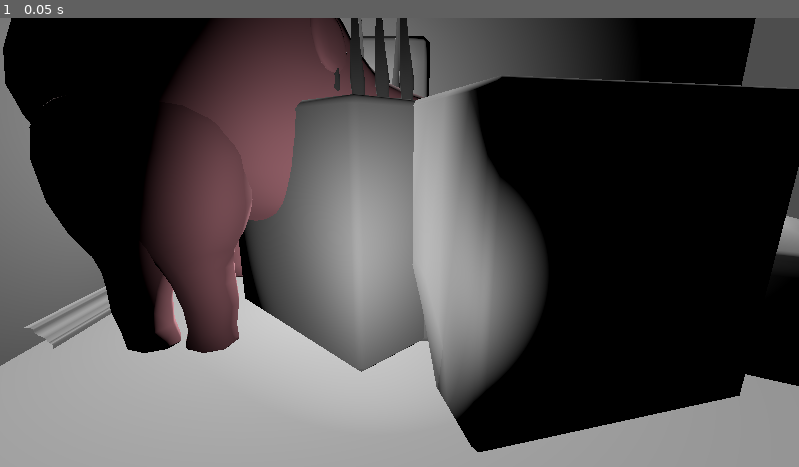
Above: before the commit, frame 1.
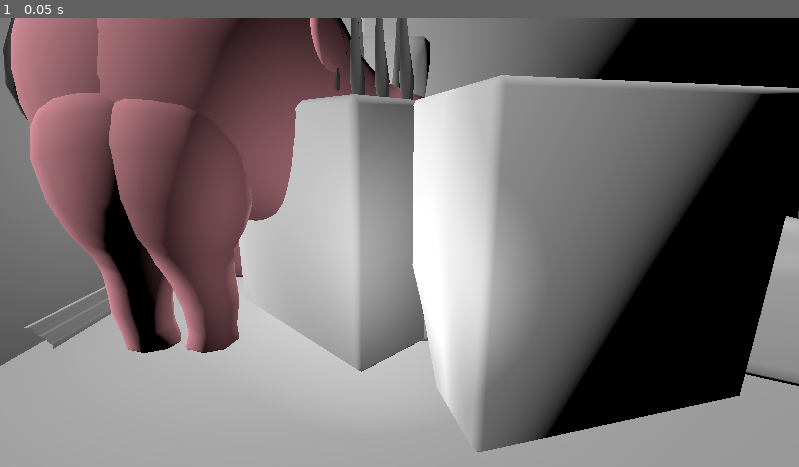
Above: after the commit, the same moment.

Repository: CoffeeMugTwo/b_oink
Game: Godot game, scene res://Scenes/TEst_Art.tscn
The game is run twice, just before and just after one commit, with the same random seed, the same clock (stepped at 60 frames per second) and the same inputs. This scene is started directly instead of the project's main scene.
Inputs:
- Up to frame 1 (0.05 s): no input

The runs differ from the first frame. In frame 1, 47% of the frame differs, in the area x 0-100%, y 0-97%.

Commit message:
Serveral_Assets_Added

Diff:
--- /dev/null
+++ b/b-oink/Art/Materials/Book.tres
@@ -0,0 +1,11 @@
+[gd_resource type="ORMMaterial3D" load_steps=4 format=3 uid="uid://crmec1jfk4t2n"]
+
+[ext_resource type="Texture2D" uid="uid://k6ylkaxfsgyn" path="res://Art/Textures/Book_Texture/B-Oink!_Book_LP_DefaultMaterial_BaseMap.png" id="1_qqskl"]
+[ext_resource type="Texture2D" uid="uid://cula2n1tnp1ii" path="res://Art/Textures/Book_Texture/B-Oink!_Book_LP_DefaultMaterial_Normal.png" id="2_e0ags"]
+[ext_resource type="Texture2D" uid="uid://wvwqo13gxjog" path="res://Art/Textures/Book_Texture/B-Oink!_Book_LP_DefaultMaterial_MaskMap.png" id="3_0oyov"]
+
+[resource]
+albedo_texture = ExtResource("1_qqskl")
+orm_texture = ExtResource("3_0oyov")
+normal_enabled = true
+normal_texture = ExtResource("2_e0ags")
--- /dev/null
+++ b/b-oink/Art/Materials/Chair.tres
@@ -0,0 +1,14 @@
+[gd_resource type="StandardMaterial3D" load_steps=5 format=3 uid="uid://c3sg20ck18u5c"]
+
+[ext_resource type="Texture2D" uid="uid://c6w6p6uujw0hy" path="res://Art/Textures/CHair/CHair_LP_DefaultMaterial_BaseColor.png" id="1_fu63s"]
+[ext_resource type="Texture2D" uid="uid://b8p4bbchxou7g" path="res://Art/Textures/CHair/CHair_LP_DefaultMaterial_Metallic.png" id="2_yg87h"]
+[ext_resource type="Texture2D" uid="uid://cnvsvixm7gptv" path="res://Art/Textures/CHair/CHair_LP_DefaultMaterial_Normal.png" id="3_4i30c"]
+[ext_resource type="Texture2D" uid="uid://cqu7dxujitomx" path="res://Art/Textures/CHair/CHair_LP_DefaultMaterial_Roughness.png" id="4_jud16"]
+
+[resource]
+albedo_texture = ExtResource("1_fu63s")
+metallic = 1.0
+metallic_texture = ExtResource("2_yg87h")
+roughness_texture = ExtResource("4_jud16")
+normal_enabled = true
+normal_texture = ExtResource("3_4i30c")
--- /dev/null
+++ b/b-oink/Art/Materials/Curtain.tres
@@ -0,0 +1,14 @@
+[gd_resource type="StandardMaterial3D" load_steps=5 format=3 uid="uid://bg0vew6n25g2v"]
+
+[ext_resource type="Texture2D" uid="uid://bnyat0tpob7re" path="res://Art/Textures/Curtain_Texture/Curtain_LP_DefaultMaterial_BaseColor.png" id="1_u0gqf"]
+[ext_resource type="Texture2D" uid="uid://co8nxjdfxi0q8" path="res://Art/Textures/Curtain_Texture/Curtain_LP_DefaultMaterial_Metallic.png" id="2_g84o0"]
+[ext_resource type="Texture2D" uid="uid://bjo38ktf83d8s" path="res://Art/Textures/Curtain_Texture/Curtain_LP_DefaultMaterial_Normal.png" id="3_wjvh0"]
+[ext_resource type="Texture2D" uid="uid://jtpbtdvtahl4" path="res://Art/Textures/Curtain_Texture/Curtain_LP_DefaultMaterial_Roughness.png" id="4_16avh"]
+
+[resource]
+albedo_texture = ExtResource("1_u0gqf")
+metallic = 1.0
+metallic_texture = ExtResource("2_g84o0")
+roughness_texture = ExtResource("4_16avh")
+normal_enabled = true
+normal_texture = ExtResource("3_wjvh0")
--- /dev/null
+++ b/b-oink/Art/Materials/Teddy.tres
@@ -0,0 +1,14 @@
+[gd_resource type="StandardMaterial3D" load_steps=5 format=3 uid="uid://nmcccgpmyw80"]
+
+[ext_resource type="Texture2D" uid="uid://cqpi3gsfyo0ld" path="res://Art/Textures/Teddy/Teddy_LP_DefaultMaterial_BaseColor.png" id="1_ahgyc"]
+[ext_resource type="Texture2D" uid="uid://bi0iqglooyqck" path="res://Art/Textures/Teddy/Teddy_LP_DefaultMaterial_Metallic.png" id="2_oi7ta"]
+[ext_resource type="Texture2D" uid="uid://bcqq34uamjwtq" path="res://Art/Textures/Teddy/Teddy_LP_DefaultMaterial_Normal.png" id="3_gpe07"]
+[ext_resource type="Texture2D" uid="uid://cm80wxab3w8dx" path="res://Art/Textures/Teddy/Teddy_LP_DefaultMaterial_Roughness.png" id="4_fw45o"]
+
+[resource]
+albedo_texture = ExtResource("1_ahgyc")
+metallic = 1.0
+metallic_texture = ExtResource("2_oi7ta")
+roughness_texture = ExtResource("4_fw45o")
+normal_enabled = true
+normal_texture = ExtResource("3_gpe07")
--- /dev/null
+++ b/b-oink/Art/Materials/Telephone.tres
@@ -0,0 +1,14 @@
+[gd_resource type="StandardMaterial3D" load_steps=5 format=3 uid="uid://djqjff328c6b6"]
+
+[ext_resource type="Texture2D" uid="uid://ch3hp42cjfj1d" path="res://Art/Textures/Telephone/Telephone_LP_DefaultMaterial_BaseColor.png" id="1_3uhk1"]
+[ext_resource type="Texture2D" uid="uid://wejud4fgrds" path="res://Art/Textures/Telephone/Telephone_LP_DefaultMaterial_Metallic.png" id="2_61ijt"]
+[ext_resource type="Texture2D" uid="uid://b7bd27bvbwcd" path="res://Art/Textures/Telephone/Telephone_LP_DefaultMaterial_Normal.png" id="3_rv8ig"]
+[ext_resource type="Texture2D" uid="uid://dfekjkx3h61ef" path="res://Art/Textures/Telephone/Telephone_LP_DefaultMaterial_Roughness.png" id="4_awafk"]
+
+[resource]
+albedo_texture = ExtResource("1_3uhk1")
+metallic = 1.0
+metallic_texture = ExtResource("2_61ijt")
+roughness_texture = ExtResource("4_awafk")
+normal_enabled = true
+normal_texture = ExtResource("3_rv8ig")
--- a/b-oink/Scenes/TEst_Art.tscn
+++ b/b-oink/Scenes/TEst_Art.tscn
@@ -12,6 +12,11 @@
 [ext_resource type="PackedScene" uid="uid://c1vloahd8enej" path="res://Art/Models/B-Oink!_Domino_LP.fbx" id="10_6fx8x"]
 [ext_resource type="PackedScene" uid="uid://bfqvuwfrt4cut" path="res://Art/Models/Luggage_LP_cd.fbx" id="11_crea5"]
 [ext_resource type="PackedScene" uid="uid://cye25i7sbtq15" path="res://Art/Models/B-Oink!_Socket_LP.fbx" id="12_mku0s"]
+[ext_resource type="PackedScene" uid="uid://xdjn8j01vrus" path="res://Art/Models/B-Oink!_Book_LP.fbx" id="13_8rpb8"]
+[ext_resource type="PackedScene" uid="uid://fuifpr73arbw" path="res://Art/Models/Telephone_LP.gltf" id="14_4602l"]
+[ext_resource type="PackedScene" uid="uid://c447oc57lv7cv" path="res://Art/Models/Teddy_LP.gltf" id="15_6xqq2"]
+[ext_resource type="PackedScene" uid="uid://c47fgd715y63q" path="res://Art/Models/Curtain_LP.gltf" id="16_w4myn"]
+[ext_resource type="PackedScene" uid="uid://doamt0la58ay5" path="res://Art/Models/Chair_LP.gltf" id="17_o8xbc"]
 
 [sub_resource type="CameraAttributesPhysical" id="CameraAttributesPhysical_wlm07"]
 exposure_multiplier = 0.895
@@ -155,7 +160,7 @@
 attributes = SubResource("CameraAttributesPhysical_wlm07")
 
 [node name="DirectionalLight3D" type="DirectionalLight3D" parent="."]
-transform = Transform3D(-0.25881907, -0.4829629, 0.8365163, 0, 0.8660254, 0.50000006, -0.9659259, 0.12940954, -0.22414388, 0, 3.1581962, 5)
+transform = Transform3D(-0.9659259, 0.12940946, -0.22414395, 8.230109e-09, 0.8660254, 0.5, 0.25881916, 0.48296294, -0.83651644, 0, 3.1581962, 5)
 
 [node name="B-Oink!_Buldingblock_bridge_LP" parent="." instance=ExtResource("9_c83vi")]
 transform = Transform3D(0.25881907, 0, -0.9659258, 0, 1, 0, 0.9659258, 0, 0.25881907, -1, 0, 3)
@@ -167,7 +172,22 @@
 transform = Transform3D(0.82110924, 0.27528125, -0.49999982, 0.31786734, -0.9481351, 0, -0.47406763, -0.15893362, -0.8660254, -0.7679491, 0.35393953, 0.40192378)
 
 [node name="Luggage_LP_cd" parent="." instance=ExtResource("11_crea5")]
-transform = Transform3D(-4.371139e-08, 0, 1, 0, 1, 0, -1, 0, -4.371139e-08, -1.8178585, 1, 7.7700524)
+transform = Transform3D(-4.371139e-08, 0, 1, 0, 1, 0, -1, 0, -4.371139e-08, -2.2737074, 1, 7.7700524)
 
 [node name="B-Oink!_Socket_LP" parent="." instance=ExtResource("12_mku0s")]
 transform = Transform3D(-1, 0, -8.742278e-08, 0, 1, 0, 8.742278e-08, 0, -1, 0.7716109, 2, 1.5323713)
+
+[node name="B-Oink!_Book_LP" parent="." instance=ExtResource("13_8rpb8")]
+transform = Transform3D(7.406049e-09, -0.99000406, -0.14103946, 1.0750142e-07, 0.14103946, -0.99000406, 1, -7.829911e-09, 1.0747141e-07, 0.637352, 1.9825621, 4.60221)
+
+[node name="Telephone_LP" parent="." instance=ExtResource("14_4602l")]
+transform = Transform3D(-0.9905095, 0, -0.13744447, 0, 1, 0, 0.13744447, 0, -0.9905095, 0.046434164, 0, 0.854496)
+
+[node name="Teddy_LP2" parent="." instance=ExtResource("15_6xqq2")]
+transform = Transform3D(-0.86602545, 0, -0.4999999, 0, 1, 0, 0.4999999, 0, -0.86602545, -0.3315773, 1, -0.82371855)
+
+[node name="Curtain_LP2" parent="." instance=ExtResource("16_w4myn")]
+transform = Transform3D(-1, 0, -8.742278e-08, 0, 1, 0, 8.742278e-08, 0, -1, -0.5848136, 3, 8.050358)
+
+[node name="Chair_LP" parent="." instance=ExtResource("17_o8xbc")]
+transform = Transform3D(-0.9659258, 0, 0.25881913, 0, 1, 0, -0.25881913, 0, -0.9659258, -2.886403, 3, 13.430128)
Binary file changed: b-oink/Art/Models/B-Oink!_Book_LP.fbx
Binary file added: b-oink/Art/Models/Chair_LP.bin
Not shown, added: b-oink/Art/Models/Chair_LP.gltf
Binary file added: b-oink/Art/Models/Curtain_LP.bin
Not shown, added: b-oink/Art/Models/Curtain_LP.gltf
Binary file added: b-oink/Art/Models/Teddy_LP.bin
Not shown, added: b-oink/Art/Models/Teddy_LP.gltf
Binary file added: b-oink/Art/Models/Telephone_LP.bin
Not shown, added: b-oink/Art/Models/Telephone_LP.gltf
Binary file added: b-oink/Art/Textures/Book_Texture/B-Oink!_Book_LP_DefaultMaterial_BaseMap.png
Binary file added: b-oink/Art/Textures/Book_Texture/B-Oink!_Book_LP_DefaultMaterial_MaskMap.png
Binary file added: b-oink/Art/Textures/Book_Texture/B-Oink!_Book_LP_DefaultMaterial_Normal.png
(and 26 more such lines)
